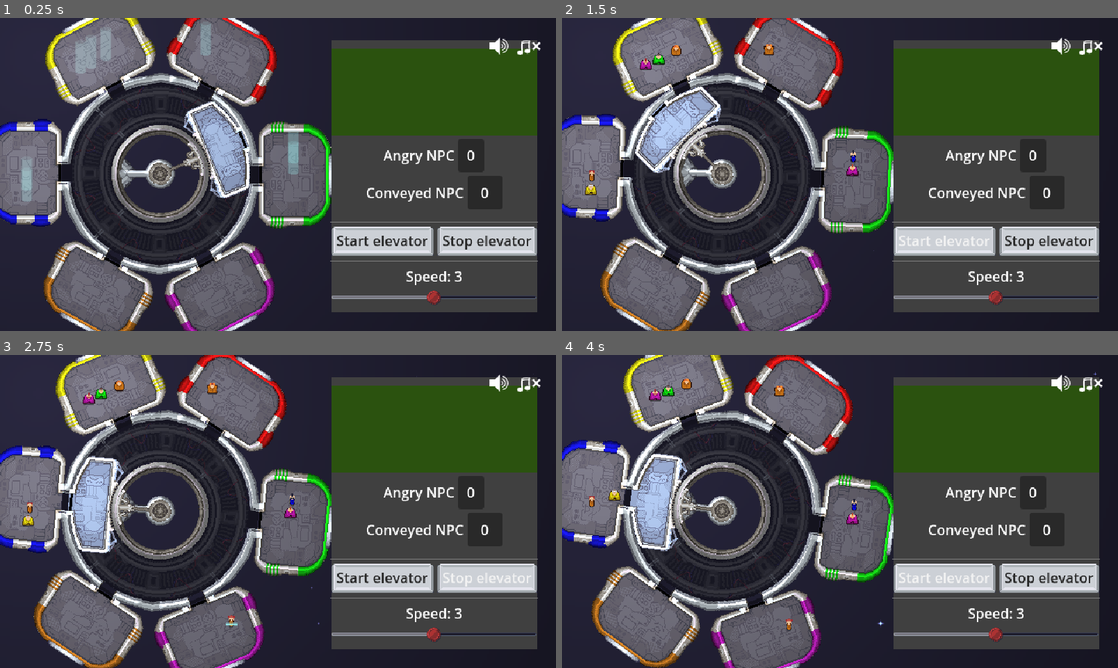
Above: before the commit, frames 1-4 (two rows, left to right).
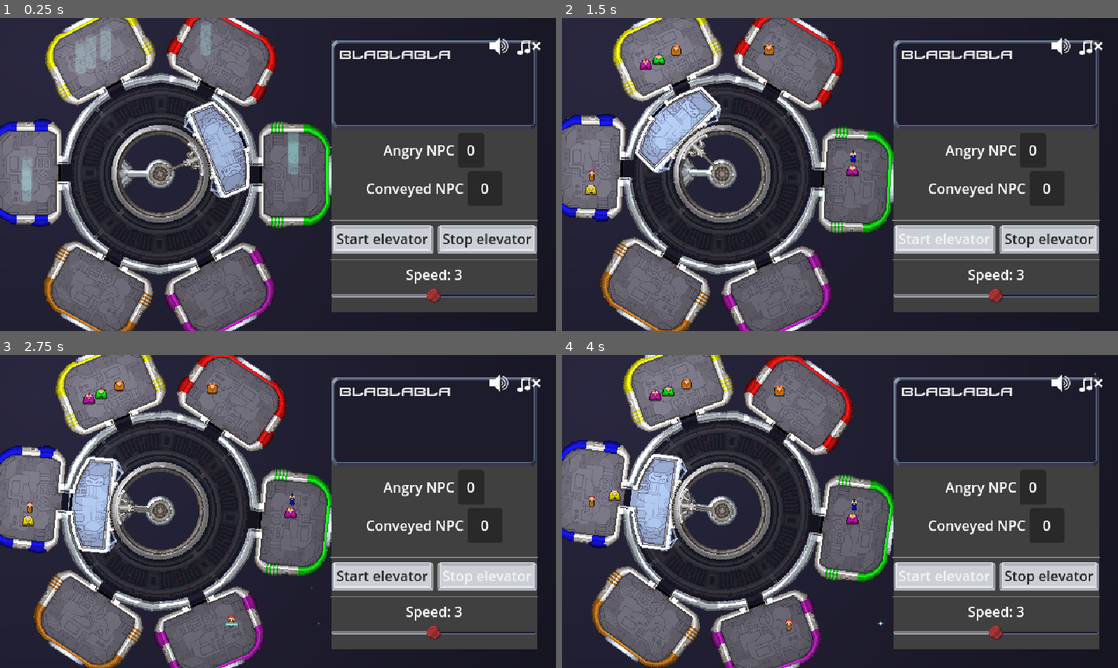
Above: after the commit, the same moments.

Repository: tehelka-gamedev/gmtk-2025
Game: Godot game, scene res://main.tscn
The game is run twice, just before and just after one commit, with the same random seed, the same clock (stepped at 60 frames per second) and the same inputs. The engine's default icon, where the game draws it, is replaced by a stand-in: a white triangle on a blue panel in a dark square. Sound files missing from this copy of the repository are replaced by a short silence.
Inputs:
- Up to frame 1 (0.25 s): no input
- Up to frame 2 (1.5 s): click "Start elevator" at 0.5 s; click "Start elevator" at 1.25 s
- Up to frame 3 (2.75 s): click "Stop elevator" at 2 s
- Up to frame 4 (4 s): click "Stop elevator" at 2.75 s; click "Start elevator" at 3.5 s

The runs differ from the first frame. In frame 1, 15% of the frame differs, in the area x 59-97%, y 7-92%; in frame 2, 15%; in frame 3, 15%; in frame 4, 15%.

Commit message:
Imrpove message panel structure

Diff:
--- a/godot/ui/control_panel/MessagePanel.tscn
+++ b/godot/ui/control_panel/MessagePanel.tscn
@@ -1,25 +1,21 @@
-[gd_scene load_steps=3 format=3 uid="uid://bdtucpsb5og61"]
+[gd_scene load_steps=2 format=3 uid="uid://bdtucpsb5og61"]
 
 [ext_resource type="Script" uid="uid://cg7yjq02ve1e5" path="res://ui/control_panel/message_panel.gd" id="1_04ugw"]
 
-[sub_resource type="StyleBoxFlat" id="StyleBoxFlat_ycdy4"]
-bg_color = Color(0.168279, 0.32073, 0.0609182, 1)
-
-[node name="MessagePanel" type="MarginContainer" node_paths=PackedStringArray("message_label", "_message_timer")]
-size_flags_vertical = 3
-theme_override_constants/margin_top = 10
+[node name="MessagePanel" type="PanelContainer" node_paths=PackedStringArray("message_label", "_message_timer")]
+offset_right = 640.0
+offset_bottom = 103.0
+size_flags_vertical = 2
+theme_type_variation = &"Screen"
 script = ExtResource("1_04ugw")
-message_label = NodePath("PanelContainer/MessageLabel")
+message_label = NodePath("MessageLabel")
 _message_timer = NodePath("MessageTimer")
 
-[node name="PanelContainer" type="PanelContainer" parent="."]
+[node name="MessageLabel" type="Label" parent="."]
+custom_minimum_size = Vector2(20, 84)
 layout_mode = 2
-size_flags_vertical = 2
-theme_override_styles/panel = SubResource("StyleBoxFlat_ycdy4")
-
-[node name="MessageLabel" type="Label" parent="PanelContainer"]
-custom_minimum_size = Vector2(20, 100)
-layout_mode = 2
+theme_type_variation = &"ScreenLabel"
+text = "blablabla"
 autowrap_mode = 3
 
 [node name="MessageTimer" type="Timer" parent="."]
--- a/godot/ui/control_panel/message_panel.gd
+++ b/godot/ui/control_panel/message_panel.gd
@@ -1,4 +1,4 @@
-extends MarginContainer
+extends Container
 class_name MessagePanel
 
 @export_category("Gameplay variables")
